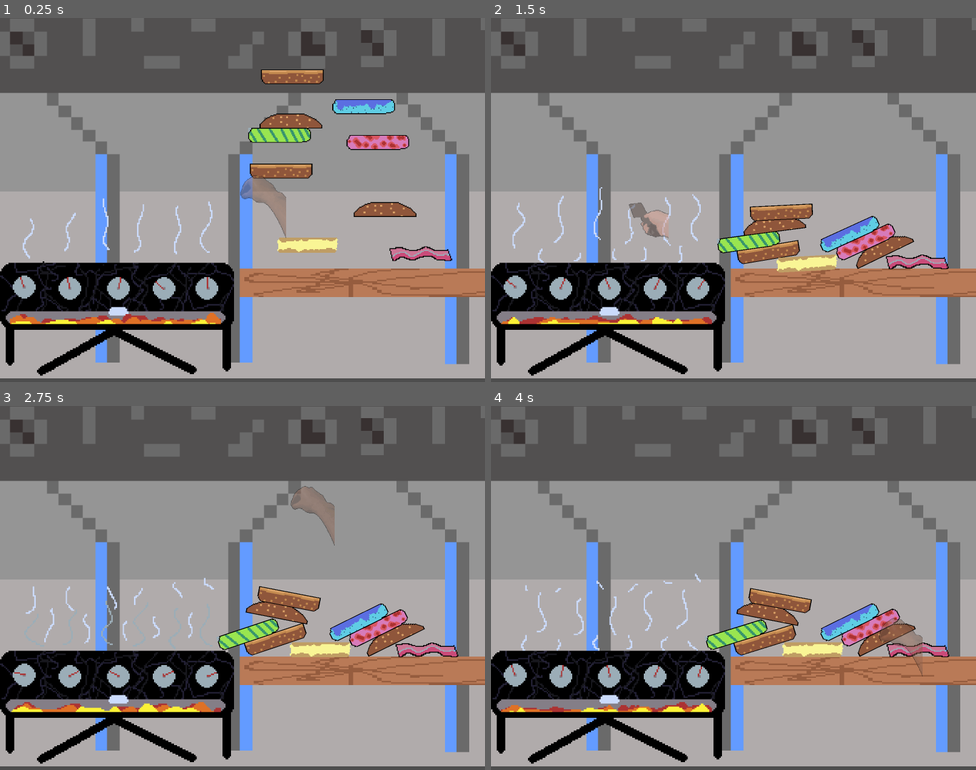
Above: before the commit, frames 1-4 (two rows, left to right).
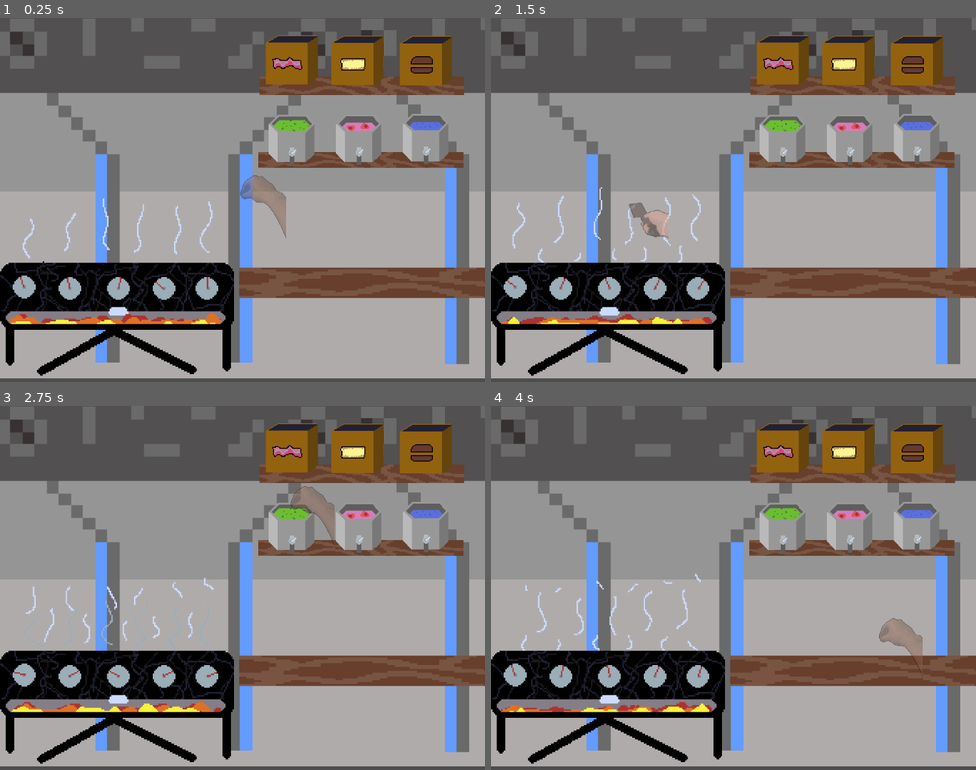
Above: after the commit, the same moments.

Repository: lganic/IEEE-GameJam-2026
Game: Godot game, scene res://scenes/grillscene.tscn
The game is run twice, just before and just after one commit, with the same random seed, the same clock (stepped at 60 frames per second) and the same inputs. This scene is started directly instead of the project's main scene.
Inputs (mouse positions are in pixels of both pictures, inside the frame that each line leads up to):
- Up to frame 1 (0.25 s): no input
- Up to frame 2 (1.5 s): move the mouse to (840, 181) at 0.52 s; click (840, 181) at 0.67 s; move the mouse to (636, 218) at 1.27 s; click (636, 218) at 1.42 s
- Up to frame 3 (2.75 s): move the mouse to (291, 507) at 2.02 s; click (291, 507) at 2.17 s
- Up to frame 4 (4 s): move the mouse to (709, 660) at 2.77 s; click (709, 660) at 2.92 s; move the mouse to (879, 642) at 3.52 s; click (879, 642) at 3.67 s

The runs differ from the first frame. In frame 1, 16% of the frame differs, in the area x 49-100%, y 4-77%; in frame 2, 17%; in frame 3, 17%, in the area x 44-100%, y 4-77%; in frame 4, 17%.

Commit message:
added dispenser

Diff:
--- /dev/null
+++ b/scenes/Dispensers/BaconDispenser.tscn
@@ -0,0 +1,20 @@
+[gd_scene format=3 uid="uid://d2ckfrrukhl4k"]
+
+[ext_resource type="PackedScene" uid="uid://bcp2e4fbk8rn7" path="res://scenes/Dispensers/FoodDispenser.tscn" id="1_y514a"]
+[ext_resource type="Texture2D" uid="uid://deaoov3xl0sj8" path="res://assets/dispensers.png" id="2_mgxbo"]
+[ext_resource type="PackedScene" uid="uid://1t2uv7karocd" path="res://scenes/FoodItems/bacon.tscn" id="2_plwra"]
+
+[sub_resource type="RectangleShape2D" id="RectangleShape2D_mgxbo"]
+size = Vector2(59, 56)
+
+[node name="FoodDispenser" unique_id=519732630 instance=ExtResource("1_y514a")]
+scene_to_spawn = ExtResource("2_plwra")
+
+[node name="CollisionShape2D" parent="." index="0" unique_id=1771295]
+position = Vector2(1.5, 0)
+shape = SubResource("RectangleShape2D_mgxbo")
+
+[node name="Sprite2D" parent="." index="1" unique_id=145798283]
+texture = ExtResource("2_mgxbo")
+region_enabled = true
+region_rect = Rect2(0, 133.18478, 64, 58.318054)
--- /dev/null
+++ b/scenes/Dispensers/BiscuitDispenser.tscn
@@ -0,0 +1,20 @@
+[gd_scene format=3 uid="uid://dji7vt8xk4ie5"]
+
+[ext_resource type="PackedScene" uid="uid://bcp2e4fbk8rn7" path="res://scenes/Dispensers/FoodDispenser.tscn" id="1_pim58"]
+[ext_resource type="PackedScene" uid="uid://dhviiwjbdqhok" path="res://scenes/FoodItems/biscuit.tscn" id="2_0yq55"]
+[ext_resource type="Texture2D" uid="uid://deaoov3xl0sj8" path="res://assets/dispensers.png" id="2_nwofk"]
+
+[sub_resource type="RectangleShape2D" id="RectangleShape2D_nwofk"]
+size = Vector2(58, 56)
+
+[node name="FoodDispenser" unique_id=519732630 instance=ExtResource("1_pim58")]
+scene_to_spawn = ExtResource("2_0yq55")
+
+[node name="CollisionShape2D" parent="." index="0" unique_id=1771295]
+position = Vector2(2, 0)
+shape = SubResource("RectangleShape2D_nwofk")
+
+[node name="Sprite2D" parent="." index="1" unique_id=145798283]
+texture = ExtResource("2_nwofk")
+region_enabled = true
+region_rect = Rect2(0, 67.72742, 64, 60.176506)
--- /dev/null
+++ b/scenes/Dispensers/BothBuns.tscn
@@ -0,0 +1,12 @@
+[gd_scene format=3 uid="uid://fxr762vrxb0d"]
+
+[ext_resource type="PackedScene" uid="uid://b3m8beb0vis06" path="res://scenes/FoodItems/bread-lower.tscn" id="1_katlo"]
+[ext_resource type="PackedScene" uid="uid://crum3pacmvval" path="res://scenes/FoodItems/bread-upper.tscn" id="2_rpife"]
+
+[node name="BothBuns" type="Node2D" unique_id=1608396040]
+
+[node name="Item" parent="." unique_id=78659004 instance=ExtResource("1_katlo")]
+position = Vector2(0, 7)
+
+[node name="Item2" parent="." unique_id=1023450796 instance=ExtResource("2_rpife")]
+position = Vector2(0, -8)
--- /dev/null
+++ b/scenes/Dispensers/BunDispenser.tscn
@@ -0,0 +1,20 @@
+[gd_scene format=3 uid="uid://cf2kpdmd33u87"]
+
+[ext_resource type="PackedScene" uid="uid://bcp2e4fbk8rn7" path="res://scenes/Dispensers/FoodDispenser.tscn" id="1_6u2cn"]
+[ext_resource type="Texture2D" uid="uid://deaoov3xl0sj8" path="res://assets/dispensers.png" id="2_eyo76"]
+[ext_resource type="PackedScene" uid="uid://fxr762vrxb0d" path="res://scenes/Dispensers/BothBuns.tscn" id="2_lk6ss"]
+
+[sub_resource type="RectangleShape2D" id="RectangleShape2D_eyo76"]
+size = Vector2(59, 56)
+
+[node name="FoodDispenser" unique_id=519732630 instance=ExtResource("1_6u2cn")]
+scene_to_spawn = ExtResource("2_lk6ss")
+
+[node name="CollisionShape2D" parent="." index="0" unique_id=1771295]
+position = Vector2(1.5, 2)
+shape = SubResource("RectangleShape2D_eyo76")
+
+[node name="Sprite2D" parent="." index="1" unique_id=145798283]
+texture = ExtResource("2_eyo76")
+region_enabled = true
+region_rect = Rect2(0, 0, 64, 63.631897)
--- /dev/null
+++ b/scenes/Dispensers/FoodDispenser.tscn
@@ -0,0 +1,16 @@
+[gd_scene format=3 uid="uid://bcp2e4fbk8rn7"]
+
+[ext_resource type="Texture2D" uid="uid://b51c1q20gw5xx" path="res://scenes/FoodItems/jellypatty.png" id="1_kvsh7"]
+[ext_resource type="Script" uid="uid://dlrhxbd8q1lth" path="res://scripts/food_dispenser.gd" id="1_tvssc"]
+
+[sub_resource type="RectangleShape2D" id="RectangleShape2D_tvssc"]
+size = Vector2(40, 56)
+
+[node name="FoodDispenser" type="Area2D" unique_id=519732630]
+script = ExtResource("1_tvssc")
+
+[node name="CollisionShape2D" type="CollisionShape2D" parent="." unique_id=1771295]
+shape = SubResource("RectangleShape2D_tvssc")
+
+[node name="Sprite2D" type="Sprite2D" parent="." unique_id=145798283]
+texture = ExtResource("1_kvsh7")
--- /dev/null
+++ b/scenes/Dispensers/SnargleDispenser.tscn
@@ -0,0 +1,20 @@
+[gd_scene format=3 uid="uid://bcgeq7bgxpkl1"]
+
+[ext_resource type="PackedScene" uid="uid://bcp2e4fbk8rn7" path="res://scenes/Dispensers/FoodDispenser.tscn" id="1_hc03f"]
+[ext_resource type="PackedScene" uid="uid://lqt2jrcbuunv" path="res://scenes/FoodItems/snargle.tscn" id="2_fgv5a"]
+[ext_resource type="Texture2D" uid="uid://deaoov3xl0sj8" path="res://assets/dispensers.png" id="2_wqbey"]
+
+[sub_resource type="RectangleShape2D" id="RectangleShape2D_fgv5a"]
+size = Vector2(52, 57)
+
+[node name="FoodDispenser" unique_id=519732630 instance=ExtResource("1_hc03f")]
+scene_to_spawn = ExtResource("2_fgv5a")
+
+[node name="CollisionShape2D" parent="." index="0" unique_id=1771295]
+position = Vector2(-1, 0.5)
+shape = SubResource("RectangleShape2D_fgv5a")
+
+[node name="Sprite2D" parent="." index="1" unique_id=145798283]
+texture = ExtResource("2_wqbey")
+region_enabled = true
+region_rect = Rect2(0, 319.33926, 64, 60.255463)
--- /dev/null
+++ b/scenes/Dispensers/ZorpDispenser.tscn
@@ -0,0 +1,20 @@
+[gd_scene format=3 uid="uid://dgjbif7ovnj4n"]
+
+[ext_resource type="PackedScene" uid="uid://bcp2e4fbk8rn7" path="res://scenes/Dispensers/FoodDispenser.tscn" id="1_f4wfa"]
+[ext_resource type="Texture2D" uid="uid://deaoov3xl0sj8" path="res://assets/dispensers.png" id="2_284wm"]
+[ext_resource type="PackedScene" uid="uid://ulumbqfxnia3" path="res://scenes/FoodItems/zorp.tscn" id="2_l2g34"]
+
+[sub_resource type="RectangleShape2D" id="RectangleShape2D_l2g34"]
+size = Vector2(52, 56)
+
+[node name="FoodDispenser" unique_id=519732630 instance=ExtResource("1_f4wfa")]
+scene_to_spawn = ExtResource("2_l2g34")
+
+[node name="CollisionShape2D" parent="." index="0" unique_id=1771295]
+position = Vector2(-1, 0)
+shape = SubResource("RectangleShape2D_l2g34")
+
+[node name="Sprite2D" parent="." index="1" unique_id=145798283]
+texture = ExtResource("2_284wm")
+region_enabled = true
+region_rect = Rect2(0, 192.39337, 64, 60.92177)
--- /dev/null
+++ b/scenes/Dispensers/jazzaDispenser.tscn
@@ -0,0 +1,20 @@
+[gd_scene format=3 uid="uid://dsm43opr60ult"]
+
+[ext_resource type="PackedScene" uid="uid://bcp2e4fbk8rn7" path="res://scenes/Dispensers/FoodDispenser.tscn" id="1_gtkt1"]
+[ext_resource type="Texture2D" uid="uid://deaoov3xl0sj8" path="res://assets/dispensers.png" id="2_mr7v5"]
+[ext_resource type="PackedScene" uid="uid://bv5b5lew4fmab" path="res://scenes/FoodItems/jazza.tscn" id="2_vjd56"]
+
+[sub_resource type="RectangleShape2D" id="RectangleShape2D_vjd56"]
+size = Vector2(52, 56)
+
+[node name="FoodDispenser" unique_id=519732630 instance=ExtResource("1_gtkt1")]
+scene_to_spawn = ExtResource("2_vjd56")
+
+[node name="CollisionShape2D" parent="." index="0" unique_id=1771295]
+position = Vector2(-1, 0)
+shape = SubResource("RectangleShape2D_vjd56")
+
+[node name="Sprite2D" parent="." index="1" unique_id=145798283]
+texture = ExtResource("2_mr7v5")
+region_enabled = true
+region_rect = Rect2(0, 256.05756, 64, 60.163696)
--- a/scenes/grillscene.tscn
+++ b/scenes/grillscene.tscn
@@ -6,15 +6,14 @@
 [ext_resource type="PackedScene" uid="uid://cj6hsa6k1v0vu" path="res://scenes/RecipeManager.tscn" id="3_sunuu"]
 [ext_resource type="PackedScene" uid="uid://qhlmh263l0vb" path="res://scenes/PoofEffect.tscn" id="5_fiep1"]
 [ext_resource type="PackedScene" uid="uid://cm856e00iw7c" path="res://scenes/ItemDatabase.tscn" id="5_fyaf1"]
-[ext_resource type="Texture2D" uid="uid://ci0f4yi3scu8w" path="res://scenes/FoodItems/bun.png" id="8_y55k7"]
-[ext_resource type="PackedScene" uid="uid://1t2uv7karocd" path="res://scenes/FoodItems/bacon.tscn" id="9_uv6o0"]
-[ext_resource type="PackedScene" uid="uid://b3m8beb0vis06" path="res://scenes/FoodItems/bread-lower.tscn" id="10_187va"]
-[ext_resource type="PackedScene" uid="uid://crum3pacmvval" path="res://scenes/FoodItems/bread-upper.tscn" id="11_0cl04"]
+[ext_resource type="Texture2D" uid="uid://1j4ss218jpox" path="res://assets/wood (1).png" id="7_6vbwl"]
+[ext_resource type="PackedScene" uid="uid://d2ckfrrukhl4k" path="res://scenes/Dispensers/BaconDispenser.tscn" id="9_8w17c"]
+[ext_resource type="PackedScene" uid="uid://dji7vt8xk4ie5" path="res://scenes/Dispensers/BiscuitDispenser.tscn" id="10_7tmmr"]
 [ext_resource type="PackedScene" uid="uid://bh0pugqh2rrqt" path="res://scenes/HandCursor.tscn" id="11_6vbwl"]
-[ext_resource type="PackedScene" uid="uid://dhviiwjbdqhok" path="res://scenes/FoodItems/biscuit.tscn" id="12_23817"]
-[ext_resource type="PackedScene" uid="uid://ulumbqfxnia3" path="res://scenes/FoodItems/zorp.tscn" id="13_7x280"]
-[ext_resource type="PackedScene" uid="uid://lqt2jrcbuunv" path="res://scenes/FoodItems/snargle.tscn" id="14_rne88"]
-[ext_resource type="PackedScene" uid="uid://bv5b5lew4fmab" path="res://scenes/FoodItems/jazza.tscn" id="15_msu7w"]
+[ext_resource type="PackedScene" uid="uid://cf2kpdmd33u87" path="res://scenes/Dispensers/BunDispenser.tscn" id="11_wie6h"]
+[ext_resource type="PackedScene" uid="uid://dsm43opr60ult" path="res://scenes/Dispensers/jazzaDispenser.tscn" id="12_wie6h"]
+[ext_resource type="PackedScene" uid="uid://bcgeq7bgxpkl1" path="res://scenes/Dispensers/SnargleDispenser.tscn" id="13_187va"]
+[ext_resource type="PackedScene" uid="uid://dgjbif7ovnj4n" path="res://scenes/Dispensers/ZorpDispenser.tscn" id="14_0cl04"]
 
 [sub_resource type="AtlasTexture" id="AtlasTexture_3wacy"]
 atlas = ExtResource("1_dhc3s")
@@ -85,38 +84,48 @@
 position = Vector2(97, 61)
 
 [node name="Sprite2D" type="Sprite2D" parent="StaticBody2D" unique_id=324515681]
-scale = Vector2(3.3200014, 1)
-texture = ExtResource("8_y55k7")
+rotation = -1.5707964
+scale = Vector2(1.320003, 5.2)
+texture = ExtResource("7_6vbwl")
 
 [node name="CollisionShape2D" type="CollisionShape2D" parent="StaticBody2D" unique_id=596982912]
 position = Vector2(-0.5, 0)
 shape = SubResource("RectangleShape2D_uv6o0")
 
+[node name="Sprite2D" type="Sprite2D" parent="." unique_id=936984953]
+position = Vector2(16.6324, -77)
+rotation = -1.5707964
+scale = Vector2(0.8061899, 2.2385125)
+texture = ExtResource("7_6vbwl")
+
 [node name="HandCursor" parent="." unique_id=668411722 instance=ExtResource("11_6vbwl")]
 
-[node name="Item3" parent="." unique_id=74101640 instance=ExtResource("9_uv6o0")]
-position = Vector2(58, 16)
+[node name="FoodDispenser" parent="." unique_id=519732630 instance=ExtResource("9_8w17c")]
+position = Vector2(-33.3676, -95)
+scale = Vector2(0.6400012, 0.64)
 
-[node name="Item4" parent="." unique_id=1563514686 instance=ExtResource("10_187va")]
-position = Vector2(-40, -42)
+[node name="FoodDispenser2" parent="." unique_id=1440851222 instance=ExtResource("10_7tmmr")]
+position = Vector2(12.6324, -95)
+scale = Vector2(0.6400012, 0.64)
 
-[node name="Item5" parent="." unique_id=951836993 instance=ExtResource("11_0cl04")]
-position = Vector2(33, -15)
+[node name="FoodDispenser3" parent="." unique_id=627496667 instance=ExtResource("11_wie6h")]
+position = Vector2(60.6324, -96)
+scale = Vector2(0.64, 0.64)
 
-[node name="Item6" parent="." unique_id=1843956262 instance=ExtResource("12_23817")]
-position = Vector2(-22, 10)
+[node name="Sprite2D2" type="Sprite2D" parent="." unique_id=150757055]
+position = Vector2(16, -25)
+rotation = -1.5707964
+scale = Vector2(0.68994343, 2.250939)
+texture = ExtResource("7_6vbwl")
 
-[node name="Item7" parent="." unique_id=960449222 instance=ExtResource("13_7x280")]
-position = Vector2(-41, -67)
+[node name="FoodDispenser4" parent="." unique_id=29627514 instance=ExtResource("12_wie6h")]
+position = Vector2(62, -40)
+scale = Vector2(0.64, 0.64)
 
-[node name="Item8" parent="." unique_id=540991431 instance=ExtResource("14_rne88")]
-position = Vector2(28, -62)
+[node name="FoodDispenser5" parent="." unique_id=1778891613 instance=ExtResource("13_187va")]
+position = Vector2(15, -40)
+scale = Vector2(0.64, 0.64)
 
-[node name="Item9" parent="." unique_id=76684784 instance=ExtResource("15_msu7w")]
-position = Vector2(18, -87)
-
-[node name="Item10" parent="." unique_id=460593437 instance=ExtResource("11_0cl04")]
-position = Vector2(-33, -77)
-
-[node name="Item11" parent="." unique_id=1973268595 instance=ExtResource("10_187va")]
-position = Vector2(-32, -108)
+[node name="FoodDispenser6" parent="." unique_id=173100050 instance=ExtResource("14_0cl04")]
+position = Vector2(-32, -39)
+scale = Vector2(0.64, 0.64)
--- /dev/null
+++ b/scripts/food_dispenser.gd
@@ -0,0 +1,14 @@
+extends Area2D
+
+@export var scene_to_spawn: PackedScene
+
+func _input_event(viewport, event, shape_idx):
+	if event is InputEventMouseButton:
+		if event.button_index == MOUSE_BUTTON_RIGHT and event.pressed:
+			spawn_scene()
+
+
+func spawn_scene():
+	var instance = scene_to_spawn.instantiate()
+	instance.global_position = global_position
+	get_tree().current_scene.add_child(instance)
Binary file added: assets/dispensers.png
Not shown, added: assets/dispensers.png.import
Binary file added: assets/wood (1).png
Not shown, added: assets/wood (1).png.import
Not shown, added: scripts/food_dispenser.gd.uid
